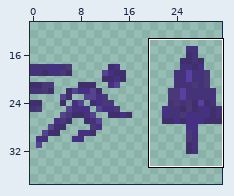
A pixel-art sprite gets an edit: SomethingWentWrong/Assets/Sprites/Icons Sprites/SkillIcons/StaminaRecoverIcon.png. Above, an overview of the earlier version with the close-up marked.
Close-up. First the earlier version:
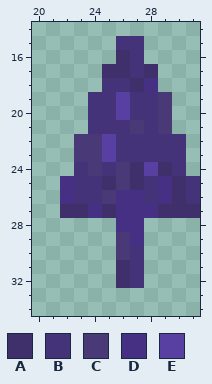
The file is 32x48 pixels. Colours within 5 levels of each other are drawn and written as one. Shown: x 20..31, y 14..34. The wide view leaves out empty margins. The commit also changed other parts of the picture, which this record leaves out.
Palette (. is transparent): A #3f2f6b  B #453379  C #493976  D #463084  E #583fa2
Pixels before, first column x 22:
15 ....BB....
16 ....AB....
17 ...AABA...
18 ...BBAD...
19 ..BBEBBC..
20 ..BBEBBC..
21 ..BBBCBC..
22 .CCEBBBBB.
23 .CCEBBBBB.
24 .BCBCAEAB.
25 DBBACABDAB
26 DBBCDDBDAB
27 AADADDDAAA
28 ....DD....
29 ....CD....
30 ....CB....
31 ....AB....
32 ....AB....
Once edited:
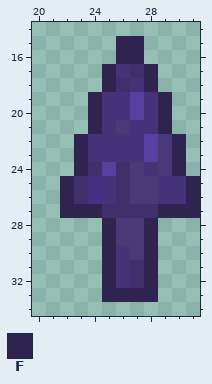
Colours new in this view: F #2f234f
Diff:
Changed rows in their new state; - is an unchanged pixel.
first column x 22:
15 ----FF----
16 ----FF----
17 ---FBAF---
18 ---FABF---
19 --F-BE-F--
20 --F-BE-F--
21 --F-CB-F--
22 -FBB--ECF-
23 -FBB--ECF-
24 -FAEACBCF-
25 FADBACCBBF
26 FADBACCBBF
27 FFF-AAAFFF
28 ---FCCF---
29 ---F-CF---
30 ---FBCF---
31 ---FBAF---
32 ---FBAF---
33 ---FFFF---
Changed places in both close-ups, as pixel boxes (x1, y1, x2, y2):
changed: (60, 36, 200, 302)
